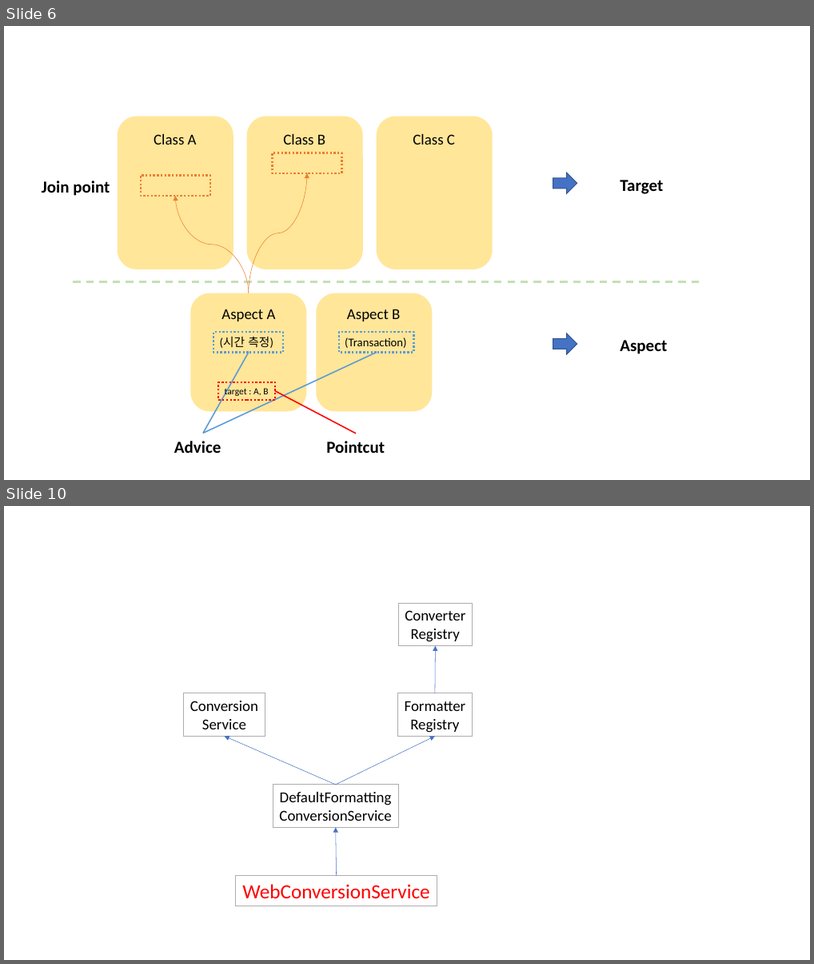
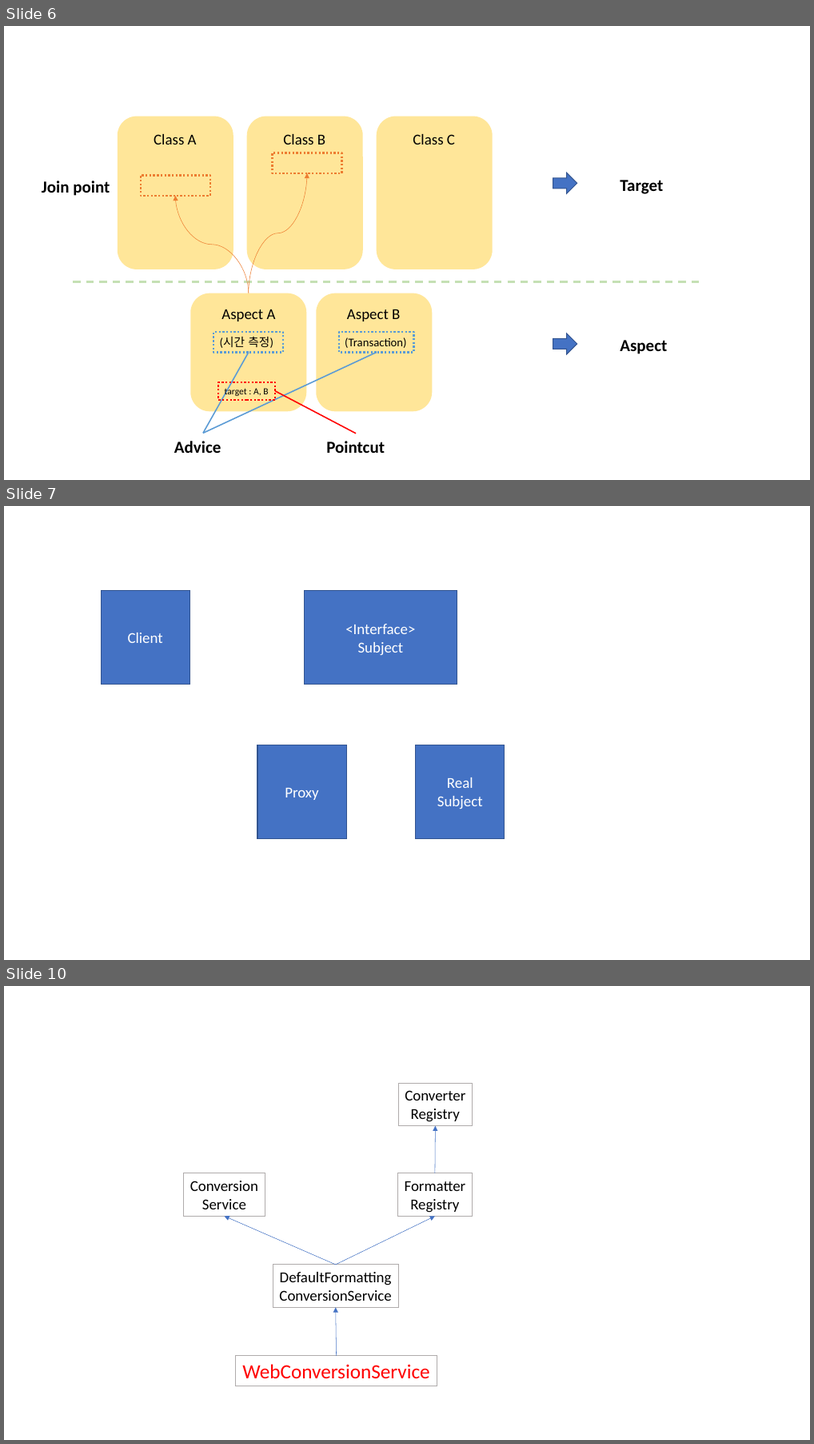
Before and after one commit to osj3474/Spring-Note, a slide deck: 02-스프링 프레임워크 핵심 기술/assets/image.pptx. Shown one above the other, each under a label of ours: slides 6 and 10 before the commit, slides 6, 7 and 10 after it; the slides between them are not shown. The pictures are 814x964 and 814x1444 pixels, drawn with LibreOffice and Linux fonts; fonts in the diff are those of the drawing. Boxes give left, top, right and bottom in pixels: in the first picture for what was removed or moved away, otherwise in the second. Text is boxed around its words. In the diff, an @@ line names an element or a change of style, - is before the commit and + after.

```diff
--- a/02-스프링 프레임워크 핵심 기술/assets/image.pptx
+++ b/02-스프링 프레임워크 핵심 기술/assets/image.pptx
@@ slide 7 added at [4,506,810,960], background #FFFFFF @@
@@ rectangle added at [101,591,190,684], fill #4472C4, outline #325491 1 pt, 18 pt, text #FFFFFF @@
+Client
@@ rectangle added at [305,591,457,684], fill #4472C4, outline #325491 1 pt, 18 pt, text #FFFFFF @@
+<Interface>
+Subject
@@ rectangle added at [258,744,346,838], fill #4472C4, outline #325491 1 pt, 18 pt, text #FFFFFF @@
+Proxy
@@ rectangle added at [416,744,505,838], fill #4472C4, outline #325491 1 pt, 18 pt, text #FFFFFF @@
+Real
+Subject
```
Also in this commit, not shown: 1 slide removed, 18 other files.
